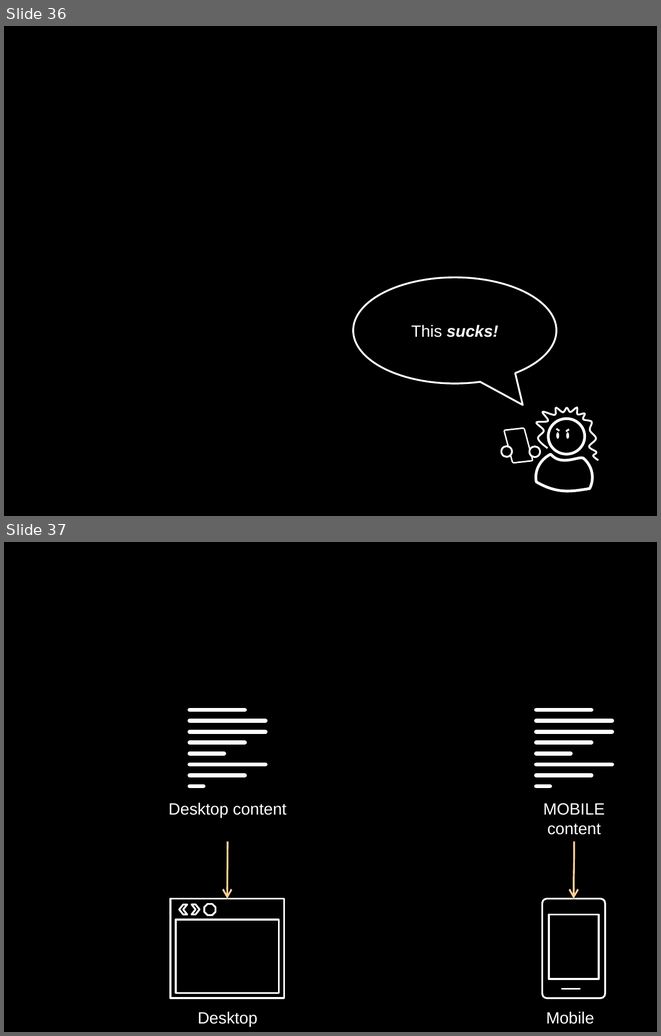
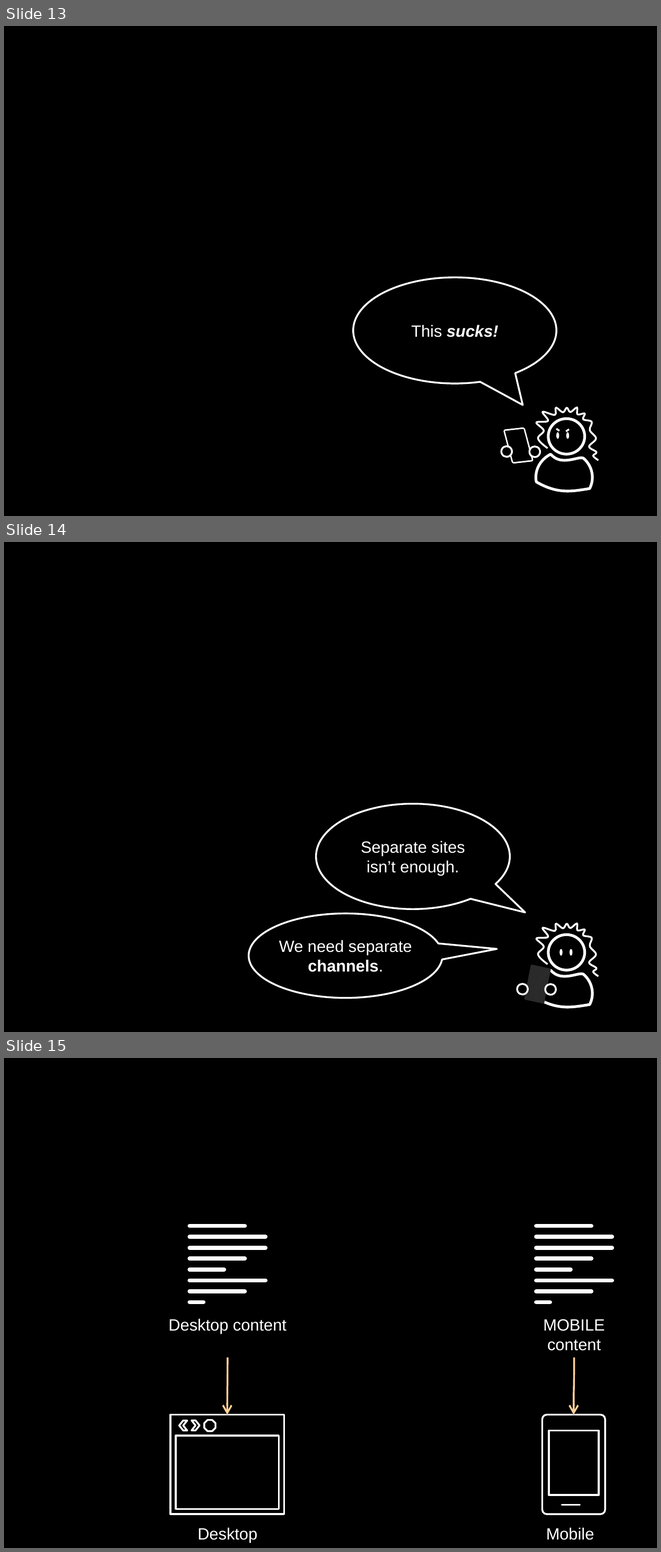
Before and after one commit to socketwench/introToContentTypes, a slide deck: src/introToContentTypes.pptx. Shown one above the other, each under a label of ours: slides 36 and 37 before the commit, slides 13, 14 and 15 after it. The pictures are 661x1036 and 661x1552 pixels, drawn with LibreOffice and Linux fonts; fonts in the diff are those of the drawing. Boxes give left, top, right and bottom in pixels: in the first picture for what was removed or moved away, otherwise in the second. Text is boxed around its words. In the diff, an @@ line names an element or a change of style, - is before the commit and + after.

```diff
--- a/src/introToContentTypes.pptx
+++ b/src/introToContentTypes.pptx
@@ slide 14 added at [4,542,657,1032], background #000000 @@
@@ speech bubble added at [316,804,510,909], outline #FFFFFF 2 pt, 18 pt, text #FFFFFF @@
+Separate sites isn’t enough.
@@ speech bubble added at [249,914,443,998], outline #FFFFFF 2 pt, 18 pt, text #FFFFFF @@
+We need separate channels.
@@ freeform shape added at [536,923,598,976], outline #FFFFFF 2 pt @@
@@ ellipse added at [548,934,585,970], outline #FFFFFF 3 pt @@
@@ ellipse added at [559,949,563,955], fill #FFFFFF @@
@@ ellipse added at [570,949,573,955], fill #FFFFFF @@
@@ rounded rectangle added at [527,967,548,1002], fill #000000, outline #FFFFFF 2 pt @@
@@ freeform shape added at [536,970,593,1007], outline #FFFFFF 3 pt @@
@@ ellipse added at [517,983,528,994], fill #000000, outline #FFFFFF 2 pt @@
@@ ellipse added at [545,984,556,995], fill #000000, outline #FFFFFF 2 pt @@
@@ what was slide 36 is now slide 13 @@
@@ what was slide 37 is now slide 15 @@
```
Also in this commit, not shown: 3 other files.
